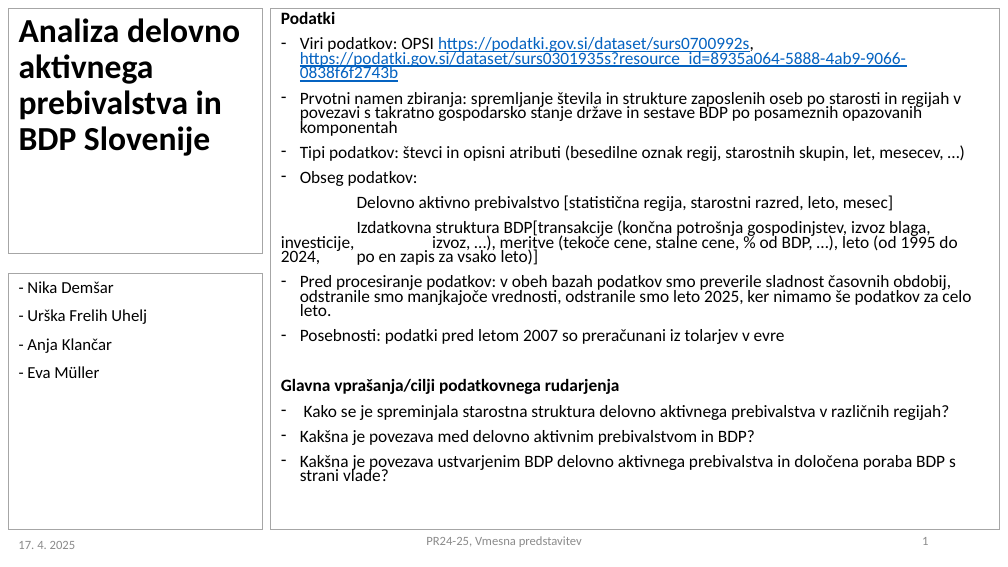
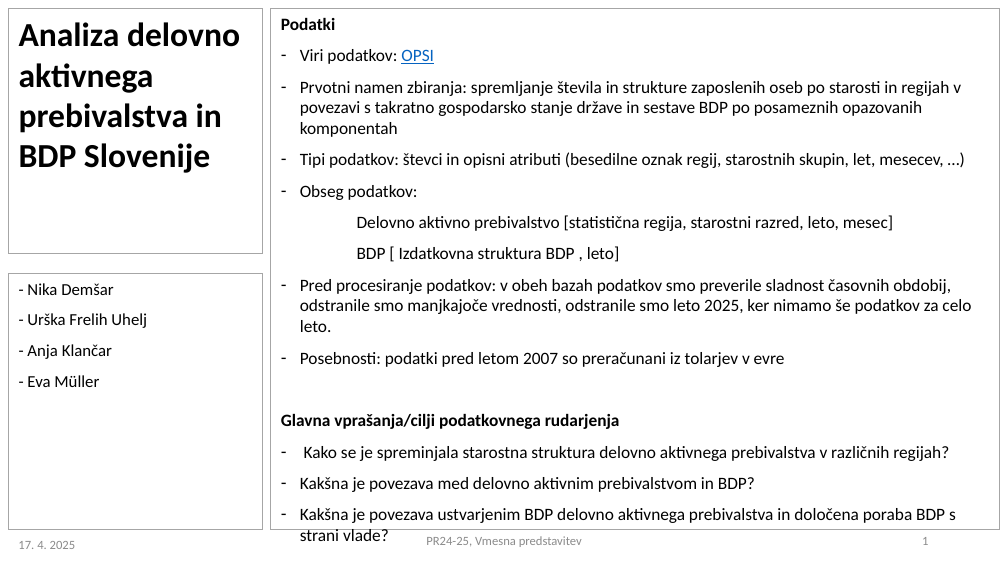
Before and after one commit to nirinja/PR259, a slide deck: slide 1 of PR2024-25_VMESNA_9.pptx. Drawn at 1008x567 pixels with LibreOffice and Linux fonts; fonts in the diff are those of the drawing. Boxes give left, top, right and bottom in pixels: in the first picture for what was removed or moved away, otherwise in the second. Text is boxed around its words. In the diff, an @@ line names an element or a change of style, - is before the commit and + after.

```diff
--- a/PR2024-25_VMESNA_9.pptx
+++ b/PR2024-25_VMESNA_9.pptx
@@ title "Analiza delovno aktivnega prebivalstva in ..." at box(8, 8, 262, 254): line spacing 0.9 to 1 @@
@@ text at box(281, 18, 971, 541): line spacing 0.7 to 1 @@
@@ text at box(300, 49, 434, 64): text changed; text colour #0563C1 to #000000 @@
-– Viri podatkov: OPSI https://podatki.gov.si/dataset/surs0700992s, https://podatki.gov.si/dataset/surs0301935s?resource_id=8935a064-5888-4ab9-9066-0838f6f2743b
+– Viri podatkov: OPSI
@@ text at box(357, 246, 620, 262): text changed @@
-Izdatkovna struktura BDP[transakcije (končna potrošnja gospodinjstev, izvoz blaga, investicije, izvoz, …), meritve (tekoče cene, stalne cene, % od BDP, …), leto (od 1995 do 2024, po en zapis za vsako leto)]
+BDP [ Izdatkovna struktura BDP , leto]
@@ text "- Nika Demšar" at box(8, 273, 262, 529): line spacing 0.9 to 1 @@
```
Also in this commit, not shown: 2 other slides changed, 3 other files.
